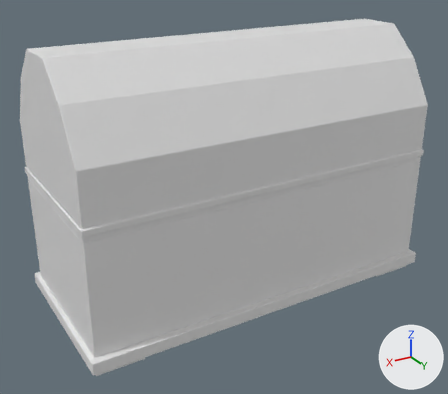
Before and after pictures for a commit that changed the Blender file obj_chest_FarhanDinaf_01.blend.
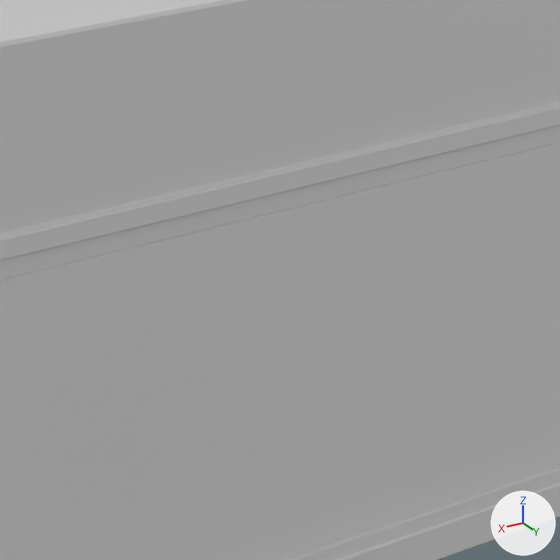
The first picture shows the older version from a camera (50 mm lens) standing at (3.86, 6.25, 3.14) and looking at (0.19, 0.14, 0.08). The close-ups show the older and then the newer version on the part from 37% to 73% of the width and 36% to 78% of the height of that picture. Only the edits that show in the close-ups are written down. The lights are fixed; the arrows at lower right show +X, +Y and +Z.

Objects in the first close-up: 'Lid', 'base'.
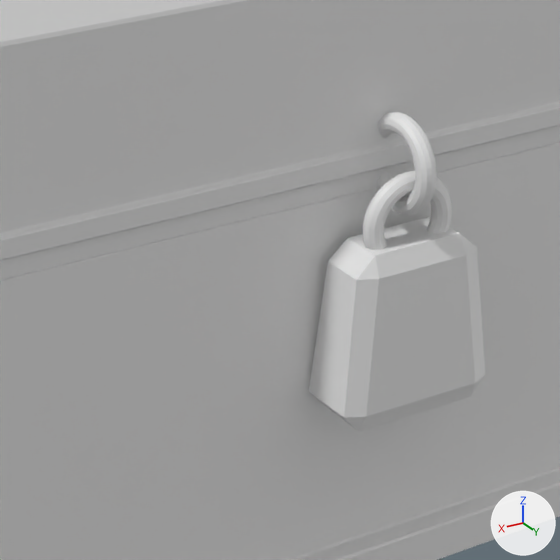
Changed parts and their boxes [x1, y1, x2, y2] in the close-ups (560 x 560 px):
'Cube', added
    after: [309, 216, 485, 432]
'Torus.001', added
    after: [376, 112, 437, 215]
'Torus', added
    after: [363, 171, 452, 250]

The change in detail:
Mesh me_torus_001 is new.
It is a torus around x (ring radius 0.138, tube radius 0.034) spanning x -0.012..0.057, y 0.912..1.257, z 0.309..0.654.
Mesh me_torus is new.
It is a torus around y (ring radius 0.138, tube radius 0.034) spanning x -0.15..0.195, y 1.101..1.17, z 0.124..0.469.
Mesh me_cube is new.
It has 24 vertices, 26 faces and spans x -0.269..0.316, y 0.981..1.254, z -0.381..0.237.
Object 'Torus.001' (ob_torus_001) is new; it shows me_torus_001.
Its location is (0.0, 0.0, 0.0).
Object 'Torus' (ob_torus) is new; it shows me_torus.
Its location is (0.0, 0.0, 0.0).
Object 'Cube' (ob_cube) is new; it shows me_cube.
Its location is (0.0, 0.0, 0.0).
